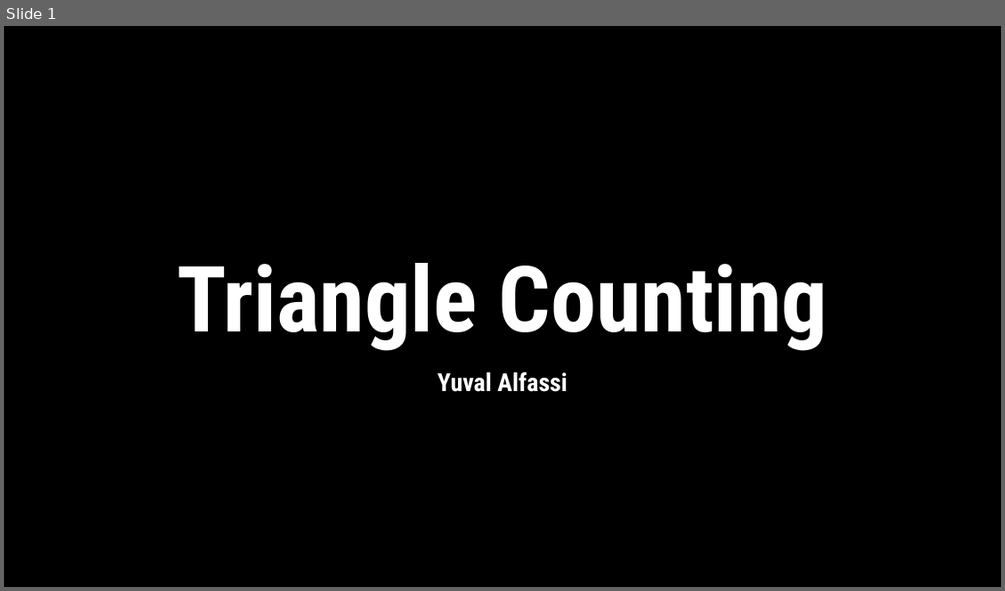
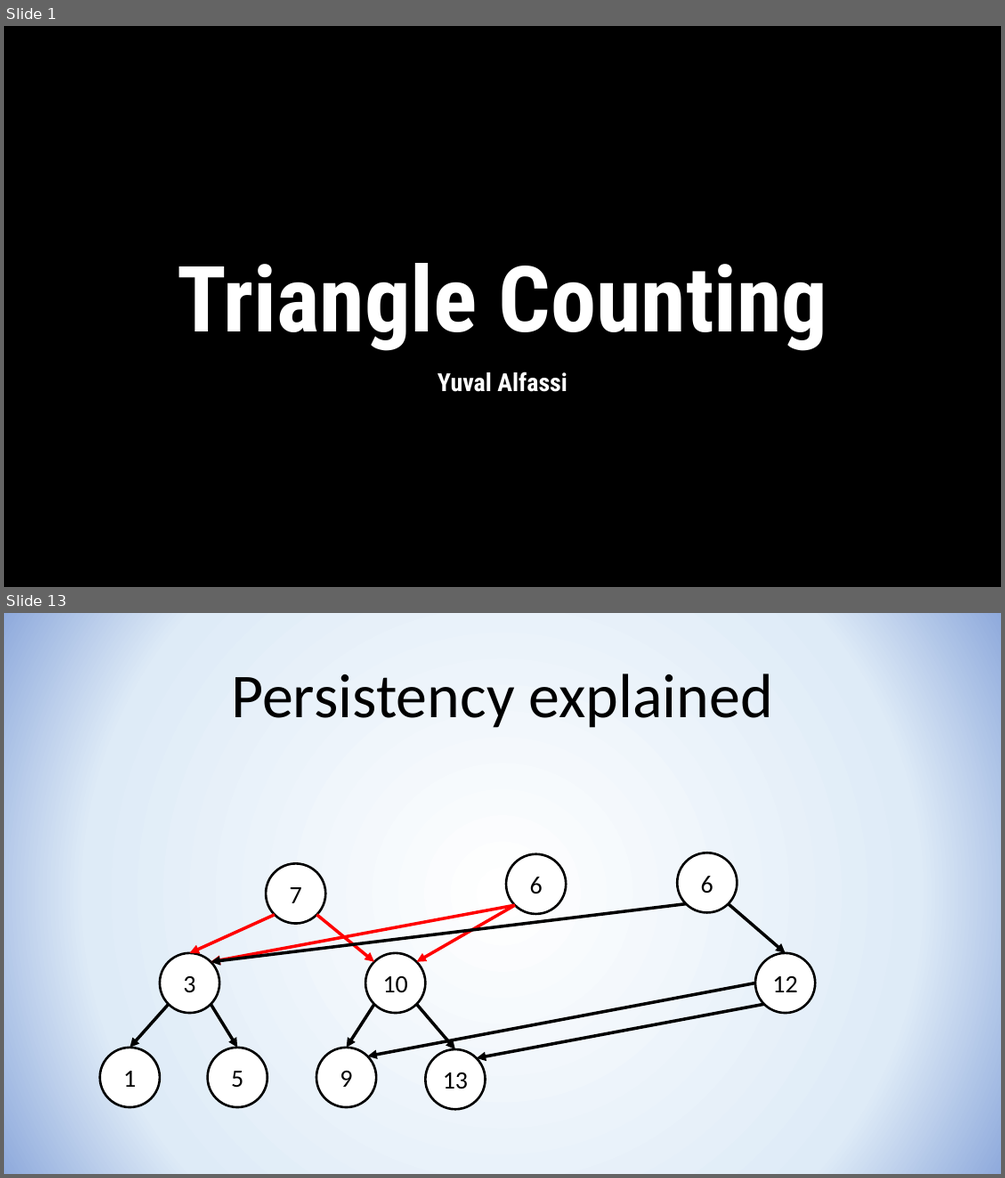
Before and after one commit to YuvalAlf/Triangles-Counting, a slide deck: Triangle Counting Results.pptx. Shown one above the other, each under a label of ours: slide 1 before the commit, slides 1 and 13 after it; the slides between them are not shown. The pictures are 1005x591 and 1005x1178 pixels, drawn with LibreOffice and Linux fonts; fonts in the diff are those of the drawing; background and template pictures are left out. Boxes give left, top, right and bottom in pixels: in the first picture for what was removed or moved away, otherwise in the second. Text is boxed around its words. In the diff, an @@ line names an element or a change of style, - is before the commit and + after.

```diff
--- a/Triangle Counting Results.pptx
+++ b/Triangle Counting Results.pptx
@@ slide 13 added at (x1=4, y1=613, x2=1001, y2=1174), background gradient #FFFFFF to #DEEBF7 to #8FAADC @@
@@ title added at (x1=231, y1=674, x2=773, y2=728), 60 pt, text #000000 @@
+Persistency explained
@@ ellipse added at (x1=266, y1=863, x2=325, y2=924), fill #FFFFFF, outline #000000 2.25 pt, 24 pt, text #000000 @@
+7
@@ ellipse added at (x1=507, y1=854, x2=566, y2=914), fill #FFFFFF, outline #000000 2.25 pt, 24 pt, text #000000 @@
+6
@@ ellipse added at (x1=677, y1=853, x2=736, y2=913), fill #FFFFFF, outline #000000 2.25 pt, 24 pt, text #000000 @@
+6
@@ arrow added from (515, 906) to (211, 962), #FF0000 3 pt @@
@@ arrow added from (686, 904) to (211, 962), #000000 3 pt @@
@@ arrow added from (515, 906) to (417, 962), #FF0000 3 pt @@
@@ arrow added from (728, 904) to (785, 953), #000000 3 pt @@
@@ arrow added from (275, 915) to (189, 953), #FF0000 3 pt @@
@@ arrow added from (316, 915) to (374, 962), #FF0000 3 pt @@
@@ ellipse added at (x1=160, y1=953, x2=219, y2=1013), fill #FFFFFF, outline #000000 2.25 pt, 24 pt, text #000000 @@
+3
@@ ellipse added at (x1=366, y1=953, x2=426, y2=1013), fill #FFFFFF, outline #000000 2.25 pt, 24 pt, text #000000 @@
+10
@@ ellipse added at (x1=755, y1=953, x2=816, y2=1013), fill #FFFFFF, outline #000000 2.25 pt, 24 pt, text #000000 @@
+12
@@ arrow added from (755, 983) to (367, 1056), #000000 3 pt @@
@@ arrow added from (169, 1004) to (129, 1047), #000000 3 pt @@
@@ arrow added from (211, 1004) to (237, 1047), #000000 3 pt @@
@@ arrow added from (374, 1004) to (347, 1047), #000000 3 pt @@
@@ arrow added from (417, 1004) to (455, 1049), #000000 3 pt @@
@@ arrow added from (764, 1004) to (477, 1058), #000000 3 pt @@
@@ ellipse added at (x1=100, y1=1047, x2=160, y2=1107), fill #FFFFFF, outline #000000 2.25 pt, 24 pt, text #000000 @@
+1
@@ ellipse added at (x1=208, y1=1047, x2=267, y2=1107), fill #FFFFFF, outline #000000 2.25 pt, 24 pt, text #000000 @@
+5
@@ ellipse added at (x1=316, y1=1047, x2=376, y2=1107), fill #FFFFFF, outline #000000 2.25 pt, 24 pt, text #000000 @@
+9
@@ ellipse added at (x1=426, y1=1049, x2=485, y2=1109), fill #FFFFFF, outline #000000 2.25 pt, 24 pt, text #000000 @@
+13
```
Also in this commit, not shown: 4 slides changed, 12 other slides added, 2 slides removed, 1 other file.
